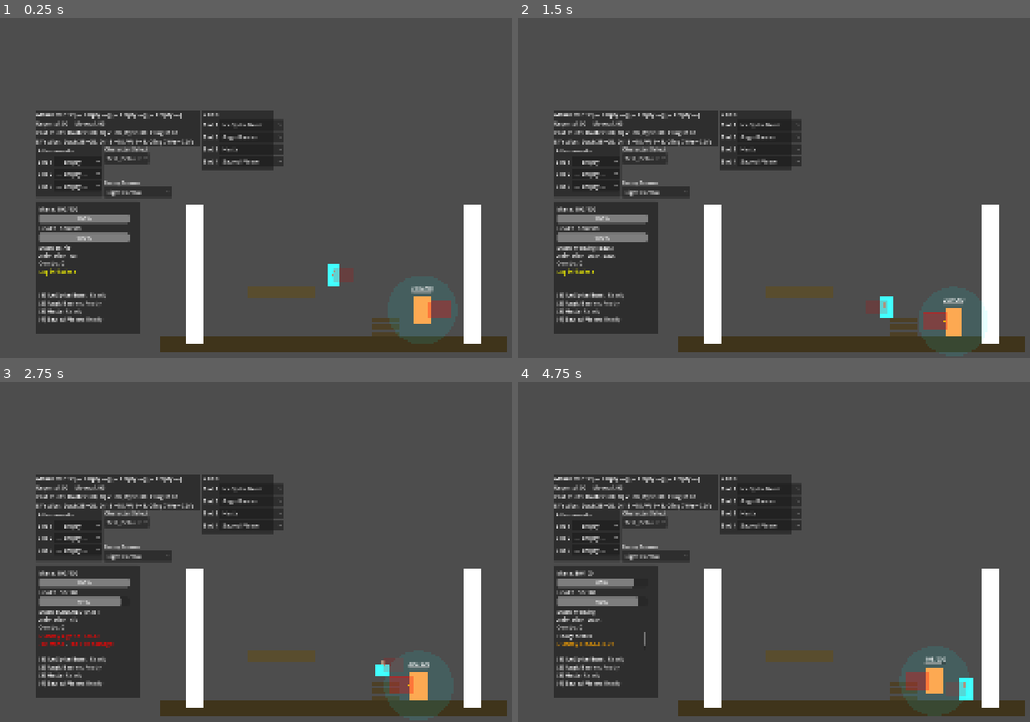
Above: before the commit, frames 1-4 (two rows, left to right).
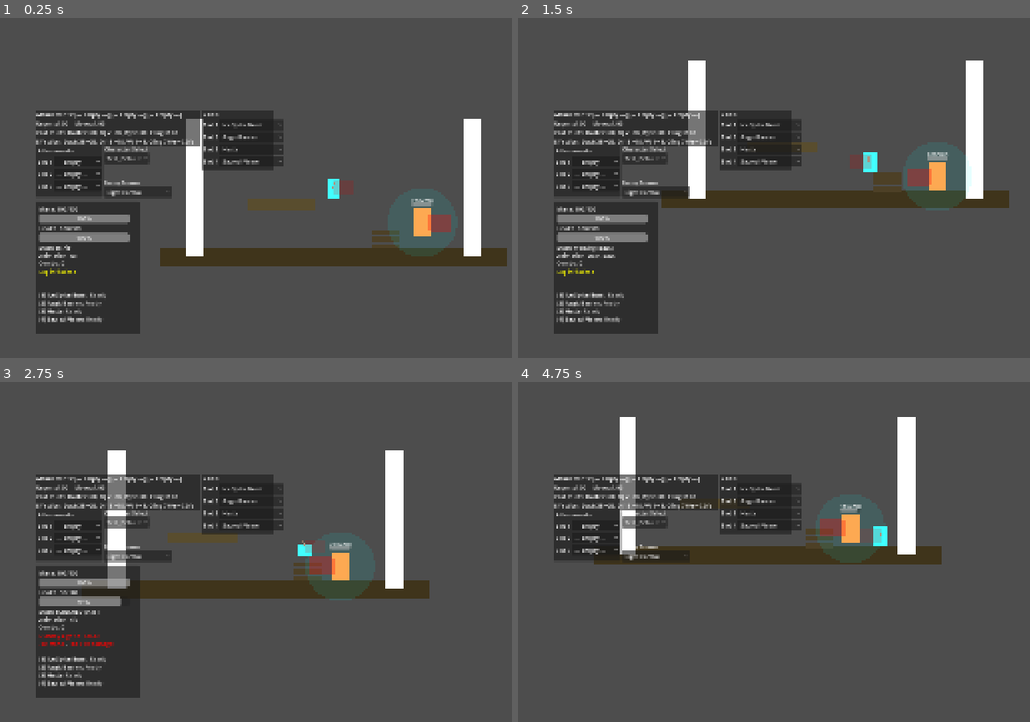
Above: after the commit, the same moments.

Repository: Korasyl/ManaBrawl
Game: Godot game, scene res://scenes/test_environment/test_environment.tscn
Same seed, same stepped clock (60 frames per second), same inputs: the game is played once before the commit and once after it.
Inputs (mouse positions are in pixels of both pictures, inside the frame that each line leads up to):
- Up to frame 1 (0.25 s): no input
- Up to frame 2 (1.5 s): move the mouse to (999, 150) at 0.52 s; hold Right mouse button (ranged_mode) 0.53-1.28 s; hold D (move_right) from 0.53 s (still down); tap W (jump) at 0.77 s; move the mouse to (717, 188) at 1.27 s; tap Alt (block) at 1.35 s
- Up to frame 3 (2.75 s): tap W (jump) at 1.52 s; right-click (199, 552) at 1.55 s; move the mouse to (399, 453) at 2.02 s; release D (move_right) at 2.03 s; hold A (move_left) from 2.03 s (still down); hold S (crouch) from 2.03 s (still down); right-click (399, 453) at 2.3 s
- Up to frame 4 (4.75 s): move the mouse to (820, 609) at 2.77 s; release A (move_left) at 2.78 s; release S (crouch) at 2.78 s; hold D (move_right) 2.78-4.28 s; tap Space (dash) at 2.85 s; tap W (jump) at 3.02, 3.77, 4.52 s; right-click (820, 609) at 3.05 s; move the mouse to (outside the picture) at 3.52 s; press the mouse at (outside the picture) at 3.53 s; right-click (outside the picture) at 3.8 s; tap F1 (toggle_debug_hud, bound only after the commit) at 4.15 s; move the mouse to (651, 477) at 4.27 s; release the mouse at (651, 477) at 4.28 s; hold A (move_left) from 4.28 s (still down); right-click (651, 477) at 4.35 s

The runs differ from the first frame. In frame 1, 13% of the frame differs, in the area x 31-100%, y 29-99%; in frame 2, 14%; in frame 3, 14%; in frame 4, 21%, in the area x 7-100%, y 10-99%.

Commit message:
Add dynamic camera, CanvasLayer UI, and F1 HUD toggle
- Create dynamic_camera.gd: smooth player-following camera that shifts
  toward the mouse cursor for situational awareness. Configurable
  deadzone (50px), max lookahead (80px normal, 200px when aiming),
  and smooth speed (exponential decay). Aim mode auto-detected from
  player ranged/spell state.
- Move all UI elements (DebugHUD, AttunementSelector, StatsSwitcher,
  DummyBehaviorSelector, SpellSelector) under a CanvasLayer so they
  stay fixed on screen as the camera moves. World-space offsets
  converted to screen-space coordinates.
- Add toggle_debug_hud input action (F1 key) and _unhandled_input
  handler in debug_hud.gd to show/hide the debug panel.
- Update player.gd DebugHUD fallback path for new UILayer hierarchy.

https://claude.ai/code/session_0153fpZSdQrw7ZaVP9mE9L5y

Diff:
--- a/characters/player.gd
+++ b/characters/player.gd
@@ -242,7 +242,7 @@
 	# Try multiple methods to find HUD
 	debug_hud = get_tree().get_first_node_in_group("debug_hud")
 	if not debug_hud:
-		debug_hud = get_node_or_null("/root/TestEnvironment/DebugHUD")
+		debug_hud = get_node_or_null("/root/TestEnvironment/UILayer/DebugHUD")
 
 	if debug_hud and starting_attunement:
 		debug_hud.log_action("[color=violet]Attune Slot 1:[/color] %s" % starting_attunement.attunement_name)
--- a/project.godot
+++ b/project.godot
@@ -102,6 +102,11 @@
 "events": [Object(InputEventMouseButton,"resource_local_to_scene":false,"resource_name":"","device":-1,"window_id":0,"a …(256 unchanged characters)…
 ]
 }
+toggle_debug_hud={
+"deadzone": 0.2,
+"events": [Object(InputEventKey,"resource_local_to_scene":false,"resource_name":"","device":-1,"window_id":0,"alt_pressed":false,"shift_pressed":false,"ctrl_pressed":false,"meta_pressed":false,"pressed":false,"keycode":0,"physical_keycode":4194332,"key_label":0,"unicode":0,"location":0,"echo":false,"script":null)
+]
+}
 
 [layer_names]
 
--- a/scenes/test_environment/test_environment.tscn
+++ b/scenes/test_environment/test_environment.tscn
@@ -8,6 +8,7 @@
 [ext_resource type="PackedScene" uid="uid://o351sfl3a6pq" path="res://scenes/ui/attunement_selector.tscn" id="6_tskly"]
 [ext_resource type="PackedScene" uid="uid://bameytsdik84q" path="res://scenes/ui/dummy_behavior_selector.tscn" id="7_bhvr"]
 [ext_resource type="PackedScene" path="res://scenes/ui/spell_selector.tscn" id="8_spsel"]
+[ext_resource type="Script" path="res://scripts/dynamic_camera.gd" id="9_dyncam"]
 
 [sub_resource type="RectangleShape2D" id="RectangleShape2D_al67s"]
 size = Vector2(1000, 50)
@@ -24,6 +25,8 @@
 [node name="TestEnvironment" type="Node2D" unique_id=101179795]
 
 [node name="Camera2D" type="Camera2D" parent="." unique_id=1331215601]
+script = ExtResource("9_dyncam")
+target_path = NodePath("../Player")
 
 [node name="Floor" type="StaticBody2D" parent="." unique_id=1444636424]
 position = Vector2(0, 500)
@@ -121,36 +124,35 @@
 position = Vector2(230, 409)
 collision_mask = 1
 
-[node name="AttunementSelector" parent="." unique_id=1982629802 instance=ExtResource("6_tskly")]
-offset_left = -852.0
-offset_top = -68.0
-offset_right = -852.0
-offset_bottom = -68.0
+[node name="UILayer" type="CanvasLayer" parent="."]
 
-[node name="DebugHUD" parent="." unique_id=107808323 groups=["debug_hud"] instance=ExtResource("2_al67s")]
-offset_left = -868.0
-offset_top = 80.0
-offset_right = -868.0
-offset_bottom = 80.0
+[node name="AttunementSelector" parent="UILayer" unique_id=1982629802 instance=ExtResource("6_tskly")]
+offset_left = 108.0
+offset_top = 472.0
+offset_right = 108.0
+offset_bottom = 472.0
 
-[node name="StatsSwitcher" parent="." unique_id=1730580019 instance=ExtResource("4_fnpii")]
-offset_left = -660.0
-offset_top = -50.0
-offset_right = -660.0
-offset_bottom = -50.0
+[node name="DebugHUD" parent="UILayer" unique_id=107808323 groups=["debug_hud"] instance=ExtResource("2_al67s")]
+offset_left = 92.0
+offset_top = 620.0
+offset_right = 92.0
+offset_bottom = 620.0
+
+[node name="StatsSwitcher" parent="UILayer" unique_id=1730580019 instance=ExtResource("4_fnpii")]
+offset_left = 300.0
+offset_top = 490.0
+offset_right = 300.0
+offset_bottom = 490.0
 script = ExtResource("5_14n3e")
-player_path = NodePath("../Player")
 
-[node name="DummyBehaviorSelector" parent="." unique_id=1977472266 instance=ExtResource("7_bhvr")]
-offset_left = -660.0
-offset_top = 27.0
-offset_right = -660.0
-offset_bottom = 27.0
-dummy_path = NodePath("../TrainingDummy")
+[node name="DummyBehaviorSelector" parent="UILayer" unique_id=1977472266 instance=ExtResource("7_bhvr")]
+offset_left = 300.0
+offset_top = 567.0
+offset_right = 300.0
+offset_bottom = 567.0
 
-[node name="SpellSelector" parent="." unique_id=1739705035 instance=ExtResource("8_spsel")]
-offset_left = -375.0
-offset_top = -174.0
-offset_right = -375.0
-offset_bottom = -174.0
-player_path = NodePath("../Player")
+[node name="SpellSelector" parent="UILayer" unique_id=1739705035 instance=ExtResource("8_spsel")]
+offset_left = 585.0
+offset_top = 366.0
+offset_right = 585.0
+offset_bottom = 366.0
--- a/scenes/ui/debug_hud.gd
+++ b/scenes/ui/debug_hud.gd
@@ -29,6 +29,11 @@
 	if action_log:
 		print("Action Log class: ", action_log.get_class())
 		action_log.text = "[color=yellow]Log initialized[/color]"
+
+func _unhandled_input(event: InputEvent) -> void:
+	if event.is_action_pressed("toggle_debug_hud"):
+		visible = not visible
+		get_viewport().set_input_as_handled()
 
 func _process(delta):
 	var weight := 1.0 - exp(-BAR_LERP_SPEED * delta)
--- /dev/null
+++ b/scripts/dynamic_camera.gd
@@ -0,0 +1,54 @@
+extends Camera2D
+
+## The node to follow (auto-finds player group if empty)
+@export var target_path: NodePath
+
+## Smooth follow — higher = snappier tracking
+@export var smooth_speed: float = 8.0
+
+## Mouse lookahead — shifts camera toward cursor for situational awareness
+@export var mouse_influence: float = 0.3        # Fraction of mouse-to-player distance applied as offset
+@export var deadzone_radius: float = 50.0       # Mouse must be this far from player before camera shifts
+@export var max_lookahead: float = 80.0         # Max camera offset (pixels) when not aiming
+@export var aim_lookahead: float = 200.0        # Max camera offset (pixels) when aiming
+
+var target: Node2D = null
+
+func _ready():
+	if target_path != NodePath():
+		target = get_node(target_path)
+	else:
+		await get_tree().process_frame
+		target = get_tree().get_first_node_in_group("player")
+
+func _process(delta):
+	if not target:
+		return
+
+	# Check if player is aiming (ranged mode, spell queued, or channeling)
+	var is_aiming := false
+	if "is_in_ranged_mode" in target:
+		is_aiming = is_aiming or target.is_in_ranged_mode
+	if "queued_spell_index" in target:
+		is_aiming = is_aiming or (target.queued_spell_index >= 0)
+	if "is_channeling_spell" in target:
+		is_aiming = is_aiming or target.is_channeling_spell
+
+	var current_max := aim_lookahead if is_aiming else max_lookahead
+
+	# Calculate mouse offset from player in world space
+	var mouse_world := get_global_mouse_position()
+	var mouse_offset := mouse_world - target.global_position
+	var mouse_dist := mouse_offset.length()
+
+	# Apply camera offset toward mouse, clamped to max lookahead
+	var cam_offset := Vector2.ZERO
+	if mouse_dist > deadzone_radius:
+		var effective := mouse_dist - deadzone_radius
+		cam_offset = mouse_offset.normalized() * minf(effective * mouse_influence, current_max)
+
+	# Target camera position = player + lookahead offset
+	var target_pos := target.global_position + cam_offset
+
+	# Smooth follow with exponential decay (frame-rate independent)
+	global_position = global_position.lerp(target_pos, 1.0 - exp(-smooth_speed * delta))
